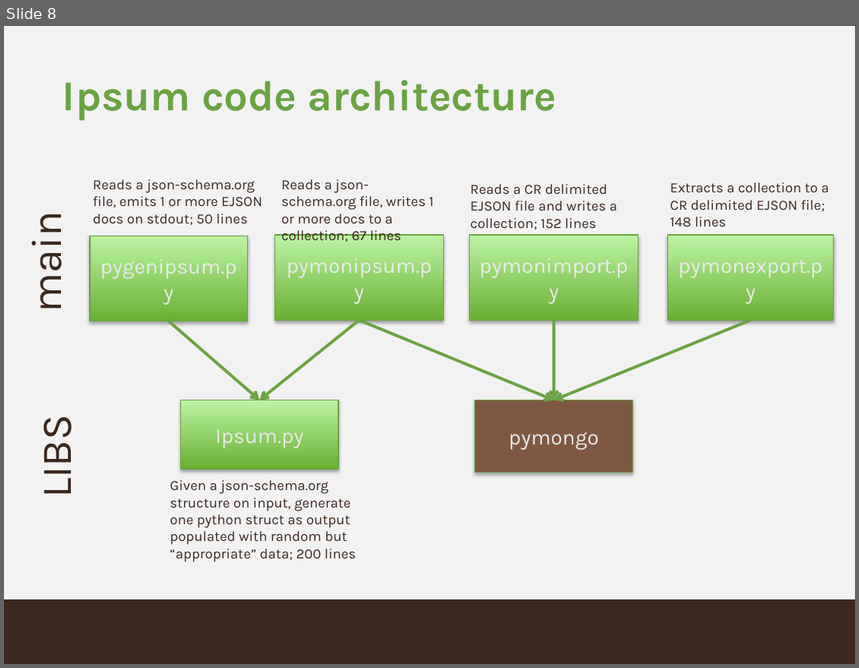
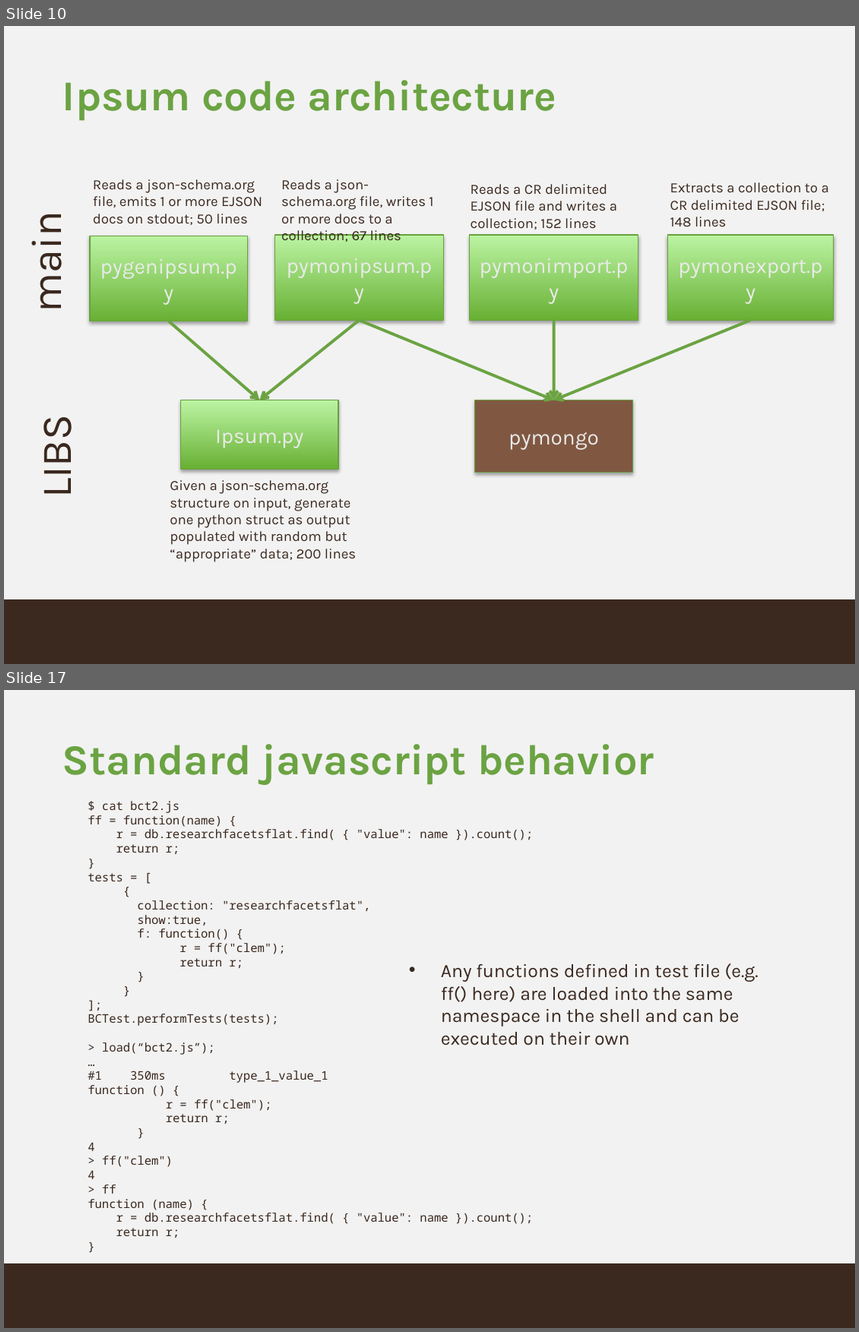
Before and after one commit to buzzm/ipsum, a slide deck: ipsum.pptx. Shown one above the other, each under a label of ours: slide 8 before the commit, slides 10 and 17 after it; the slides between them are not shown. The pictures are 859x668 and 859x1332 pixels, drawn with LibreOffice and Linux fonts; fonts in the diff are those of the drawing; background and template pictures are left out. Boxes give left, top, right and bottom in pixels: in the first picture for what was removed or moved away, otherwise in the second. Text is boxed around its words. In the diff, an @@ line names an element or a change of style, - is before the commit and + after.

```diff
--- a/ipsum.pptx
+++ b/ipsum.pptx
@@ slide 17 added at <box>4,690,855,1328</box>, background #F2F2F2; not listed: 1 template element that a slide beside it also shows @@
@@ title added at <box>63,744,655,785</box>, 36 pt, text #6BA342, bold @@
+Standard javascript behavior
@@ text added at <box>88,801,533,1238</box>, 10 pt, text #3A281E @@
+$ cat bct2.js
+ff = function(name) {
+r = db.researchfacetsflat.find( { "value": name }).count();
+return r;
+}
+tests = [
+{
+collection: "researchfacetsflat",
+show:true,
+f: function() {
+r = ff("clem");
+return r;
+}
+}
+];
+BCTest.performTests(tests);
+> load(“bct2.js”);
+…
+#1 350ms type_1_value_1
+function () {
+r = ff("clem");
+return r;
+}
+4
+> ff("clem")
+4
+> ff
+function (name) {
+r = db.researchfacetsflat.find( { "value": name }).count();
+return r;
+}
@@ text added at <box>441,964,759,1046</box>, 16 pt, text #3A281E @@
+• Any functions defined in test file (e.g. ff() here) are loaded into the same namespace in the shell and can be executed on their own
@@ what was slide 8 is now slide 10 @@
```
Also in this commit, not shown: 2 slides changed, 8 other slides added, 1 other file.
